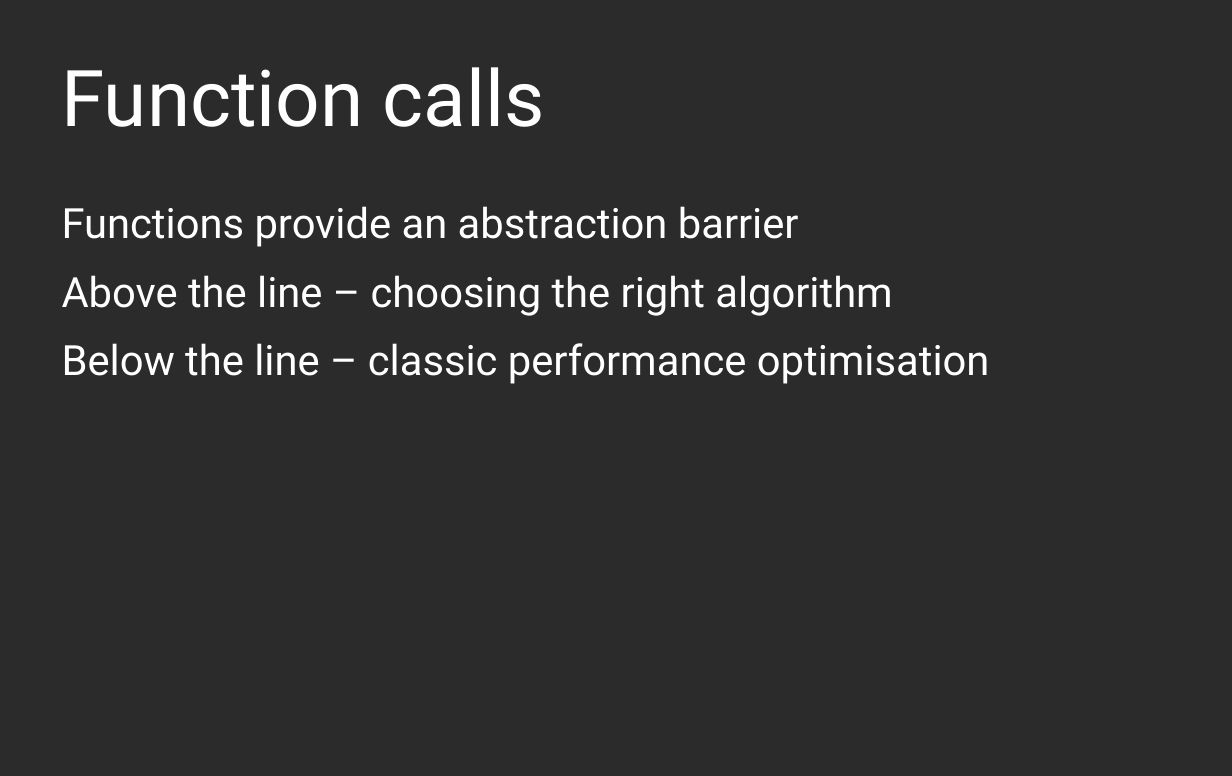
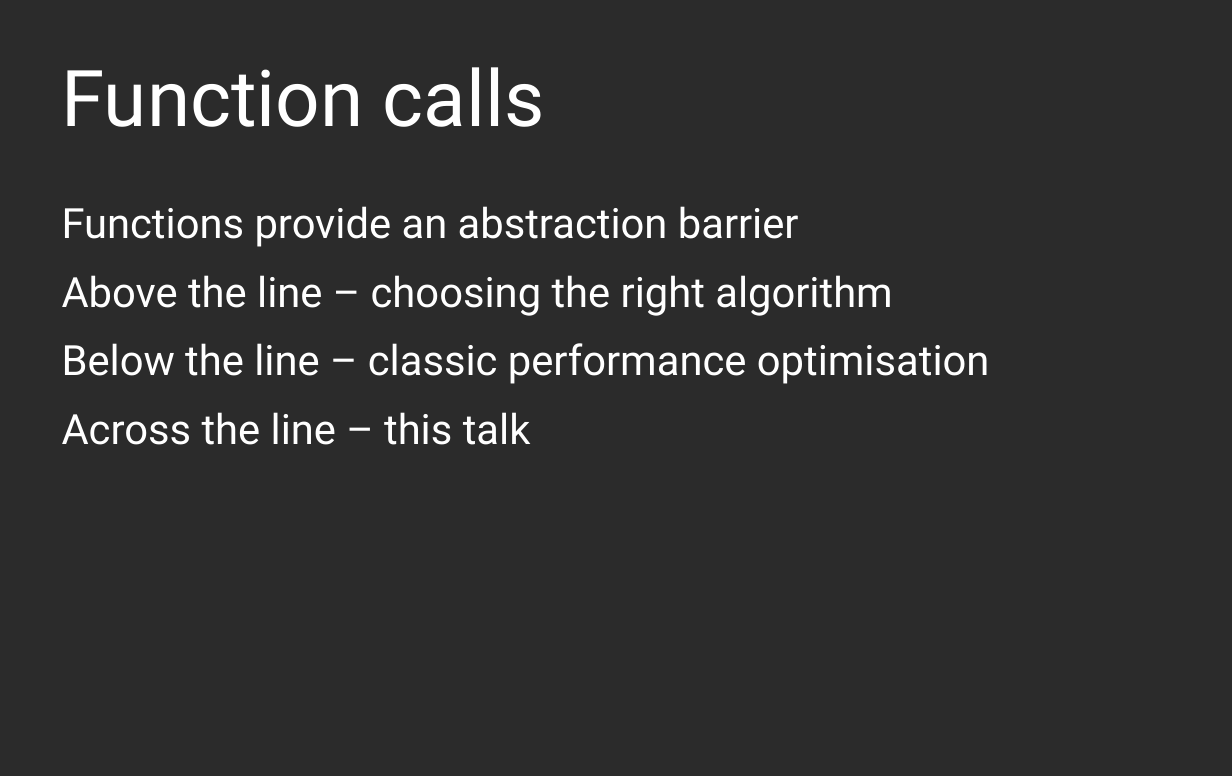
Before and after one commit to KayEss/cpp-designing4performance, a slide deck: slide 2 of slides/Designing APIs For Performance.odp (slide 3 before the commit). Drawn at 1232x776 pixels with LibreOffice and Linux fonts; fonts in the diff are those of the drawing; background and template pictures are left out; a plain dark background stands for a picture behind light text. Boxes give left, top, right and bottom in pixels: in the first picture for what was removed or moved away, otherwise in the second. Text is boxed around its words. In the diff, an @@ line names an element or a change of style, - is before the commit and + after.

```diff
--- a/slides/Designing APIs For Performance.odp
+++ b/slides/Designing APIs For Performance.odp
@@ text at bbox=[62, 412, 531, 445]: paragraph added @@
+Across the line – this talk
```
Also in this commit, not shown: 2 other slides changed, 2 other files.
